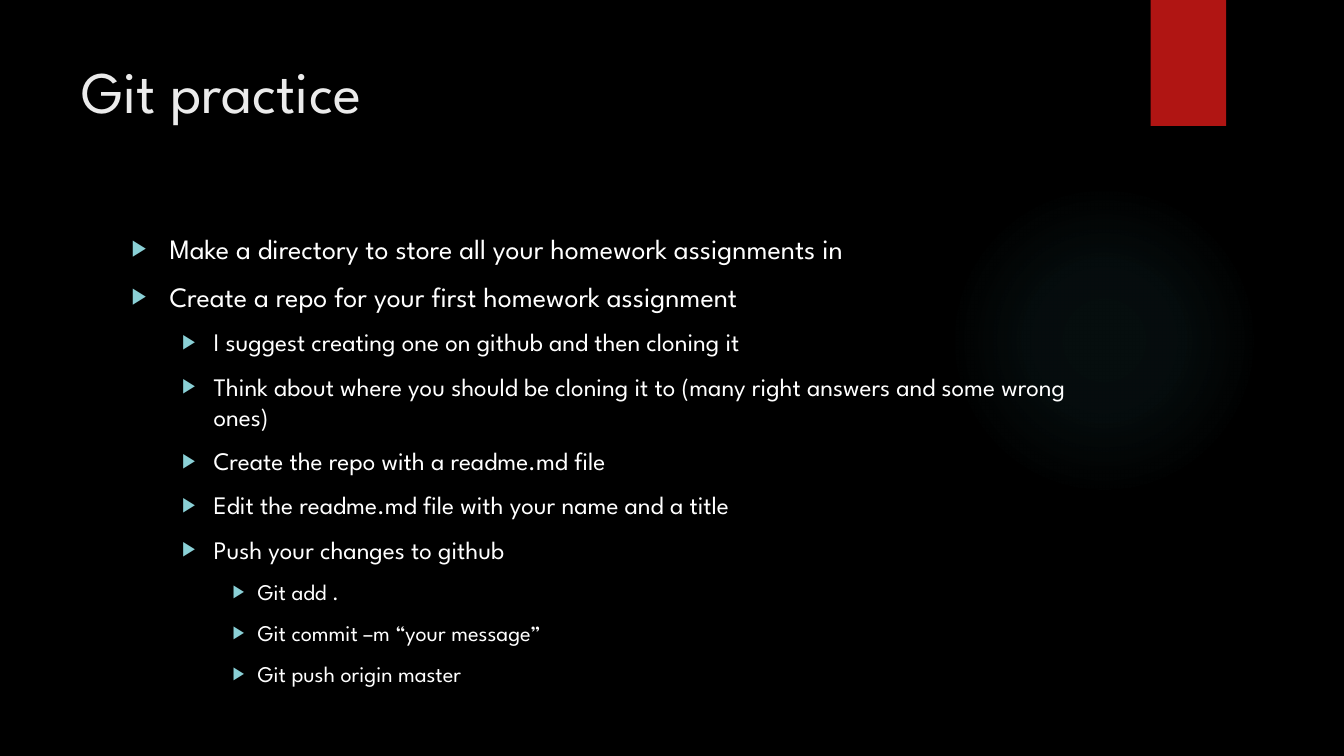
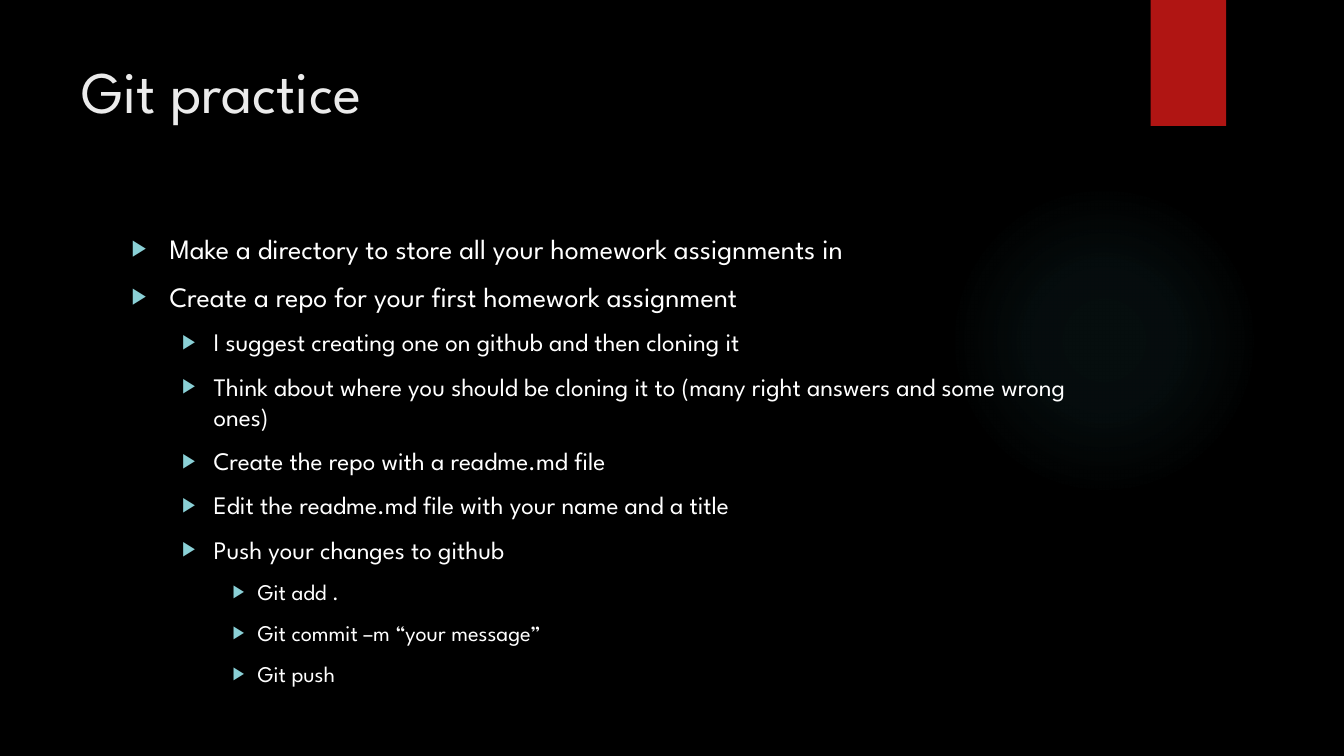
Before and after one commit to LaunchCoderGirlSTL/Data-Science-Assignments, a slide deck: slide 13 of course_material/week_01/01_Presentation.pptx. Drawn at 1344x756 pixels with LibreOffice and Linux fonts; fonts in the diff are those of the drawing; background and template pictures are left out. Boxes give left, top, right and bottom in pixels: in the first picture for what was removed or moved away, otherwise in the second. Text is boxed around its words. In the diff, an @@ line names an element or a change of style, - is before the commit and + after.

```diff
--- a/course_material/week_01/01_Presentation.pptx
+++ b/course_material/week_01/01_Presentation.pptx
@@ text at box(258, 666, 336, 687): text changed @@
-    ▶ Git push origin master
+    ▶ Git push
```
Also in this commit, not shown: 1 other slide changed, 2 other files.
